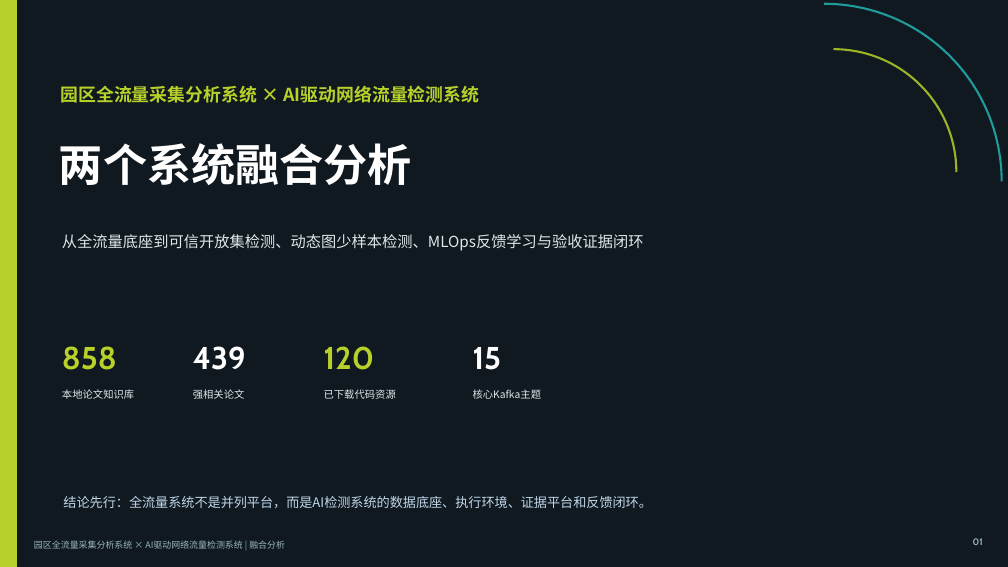
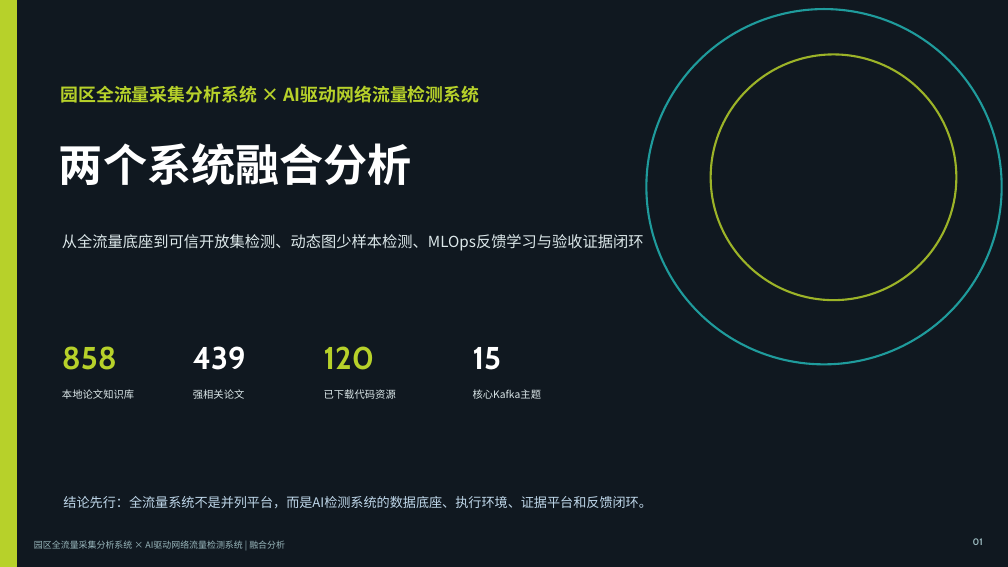
Before and after one commit to 1144160159/research_detecting, a slide deck: slide 1 of 综合分析/两个系统融合分析_面向AI驱动网络流量检测系统.pptx. Drawn at 1008x567 pixels with LibreOffice and Linux fonts; fonts in the diff are those of the drawing. Boxes give left, top, right and bottom in pixels: in the first picture for what was removed or moved away, otherwise in the second. Text is boxed around its words. In the diff, an @@ line names an element or a change of style, - is before the commit and + after.

```diff
--- a/综合分析/两个系统融合分析_面向AI驱动网络流量检测系统.pptx
+++ b/综合分析/两个系统融合分析_面向AI驱动网络流量检测系统.pptx
@@ ellipse: place and size @@
-ellipse at (647,4,1002,359)
+ellipse at (647,9,1002,364)
@@ ellipse at (647,9,1002,364): arc (boxed as its full ellipse) to ellipse; fill none to #101820 @@
@@ ellipse: place and size @@
-ellipse at (711,49,957,295)
+ellipse at (711,54,957,300)
@@ ellipse at (711,54,957,300): arc (boxed as its full ellipse) to ellipse; fill none to #101820 @@
```
Also in this commit, not shown: 1 other slide changed, 1 other file.
